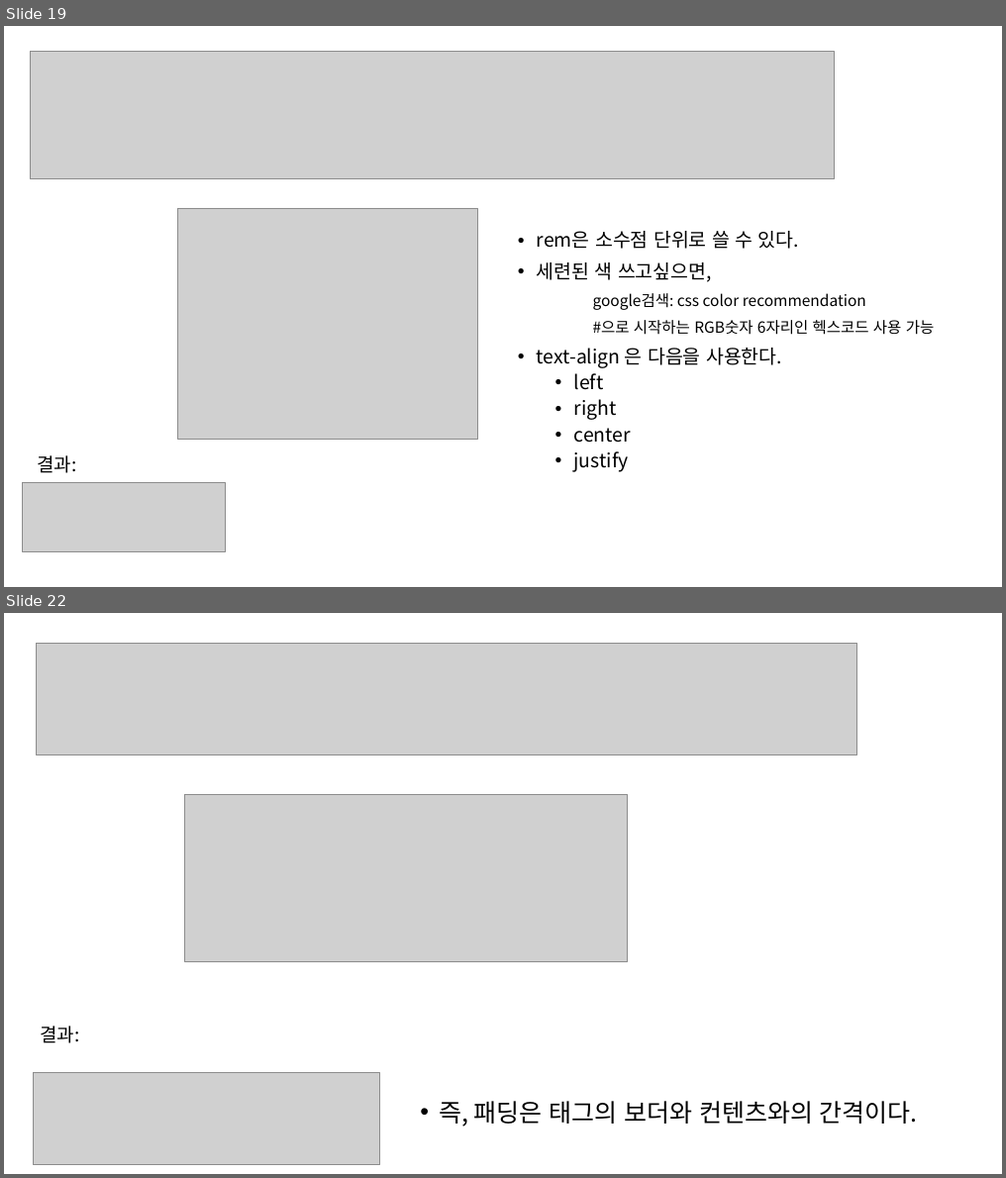
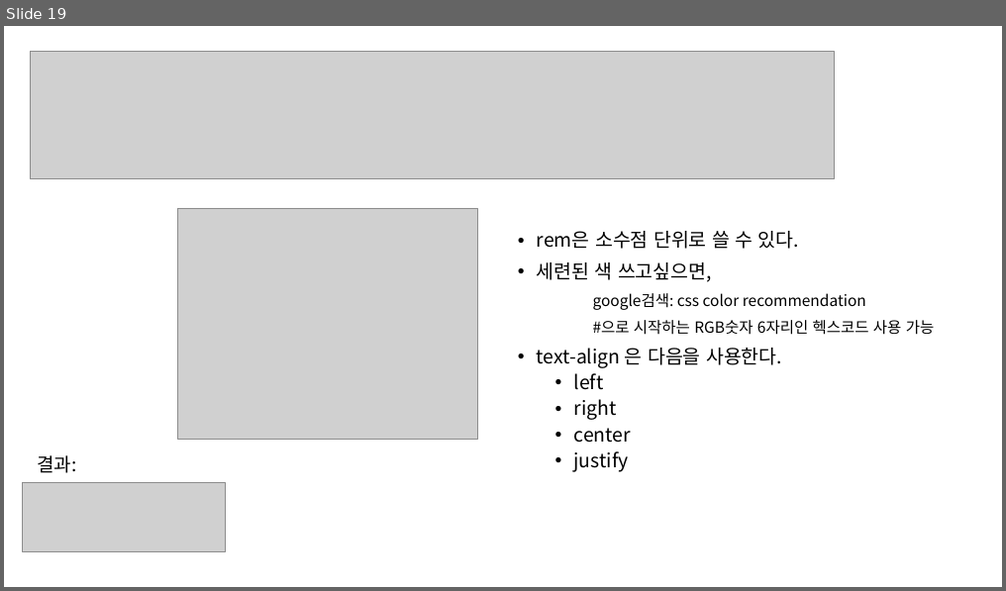
Before and after one commit to GNUCSAssistants/2021webprogramming, a slide deck: 수업/3. HTML (2), CSS(1)/PPT/3. HTML (2), CSS(1).pptx. Shown one above the other, each under a label of ours: slides 19 and 22 before the commit, slide 19 after it; the slides between them are not shown. The pictures are 1006x1178 and 1006x591 pixels, drawn with LibreOffice and Linux fonts; fonts in the diff are those of the drawing; grey boxes stand for pictures. Boxes give left, top, right and bottom in pixels: in the first picture for what was removed or moved away, otherwise in the second. Text is boxed around its words. In the diff, an @@ line names an element or a change of style, - is before the commit and + after.

```diff
--- a/수업/3. HTML (2), CSS(1)/PPT/3. HTML (2), CSS(1).pptx
+++ b/수업/3. HTML (2), CSS(1)/PPT/3. HTML (2), CSS(1).pptx
@@ slide 22 removed at (4, 613, 1002, 1174), background #FFFFFF @@
@@ picture removed at (37, 643, 857, 756) @@
@@ picture removed at (185, 794, 628, 961) @@
@@ text removed at (41, 1026, 80, 1044) @@
-결과:
@@ picture removed at (33, 1073, 380, 1165) @@
@@ text removed at (439, 1101, 918, 1127) @@
-• 즉, 패딩은 태그의 보더와 컨텐츠와의 간격이다.
```
Also in this commit, not shown: 3 other slides removed, 6 other files.
